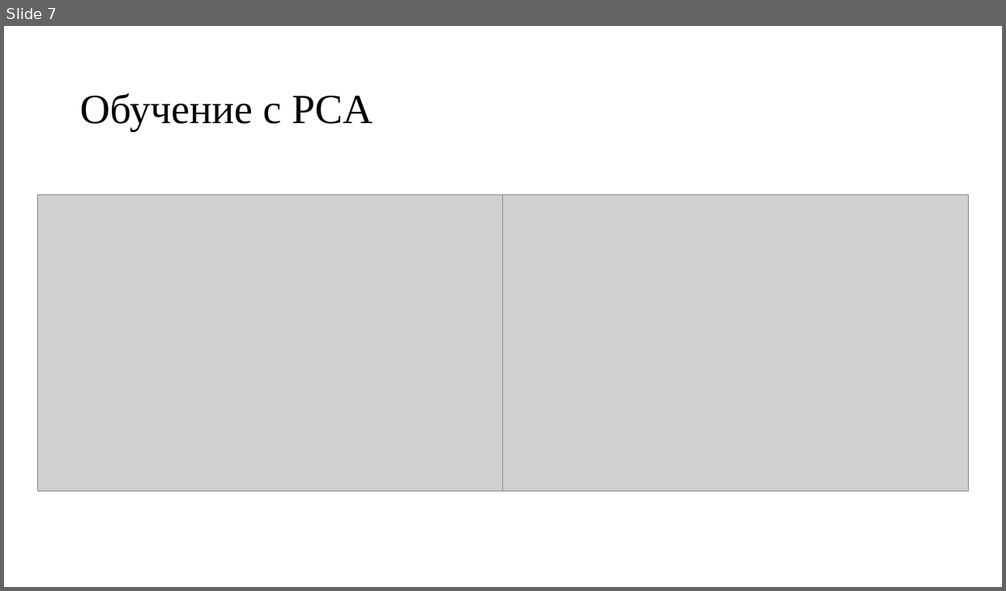
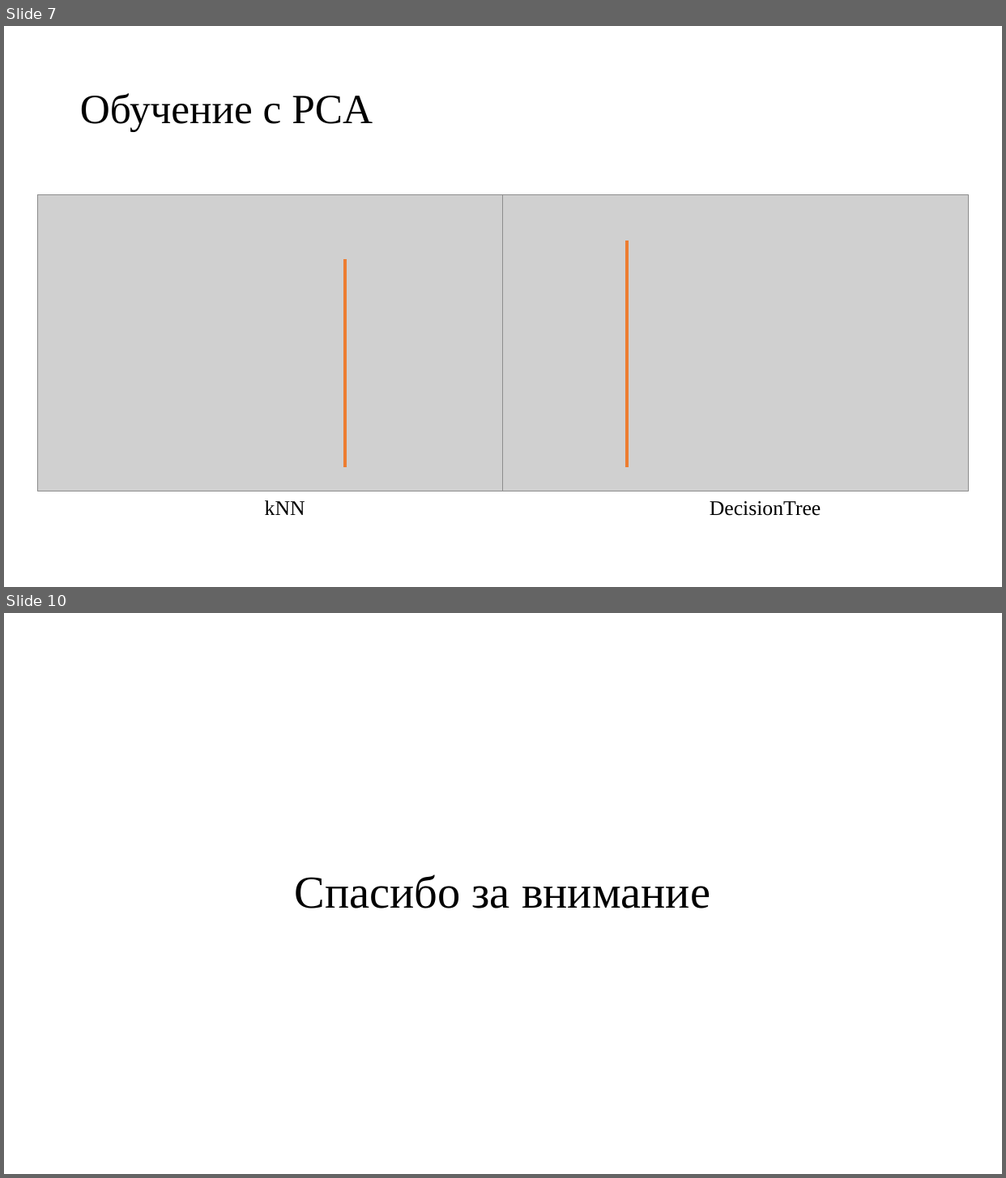
Before and after one commit to serikov1/PythonCode, a slide deck: ML/Complex task/Комплексная задача.pptx. Shown one above the other, each under a label of ours: slide 7 before the commit, slides 7 and 10 after it; the slides between them are not shown. The pictures are 1006x591 and 1006x1178 pixels, drawn with LibreOffice and Linux fonts; fonts in the diff are those of the drawing; grey boxes stand for pictures. Boxes give left, top, right and bottom in pixels: in the first picture for what was removed or moved away, otherwise in the second. Text is boxed around its words. In the diff, an @@ line names an element or a change of style, - is before the commit and + after.

```diff
--- a/ML/Complex task/Комплексная задача.pptx
+++ b/ML/Complex task/Комплексная задача.pptx
@@ slide 10 added at (4, 613, 1002, 1174), background #FFFFFF @@
@@ title added at (295, 875, 710, 909), 44 pt, text #000000 @@
+Спасибо за внимание
@@ slide 7 changed as well @@
@@ line added from (627, 240) to (627, 467), #ED7D31 3 pt @@
@@ line added from (345, 259) to (345, 467), #ED7D31 3 pt @@
@@ text added at (265, 501, 305, 515), 20 pt, text #000000 @@
+kNN
@@ text added at (710, 501, 820, 516), 20 pt, text #000000 @@
+DecisionTree
```
Also in this commit, not shown: 6 other slides changed, 2 other slides added, 22 other files.
